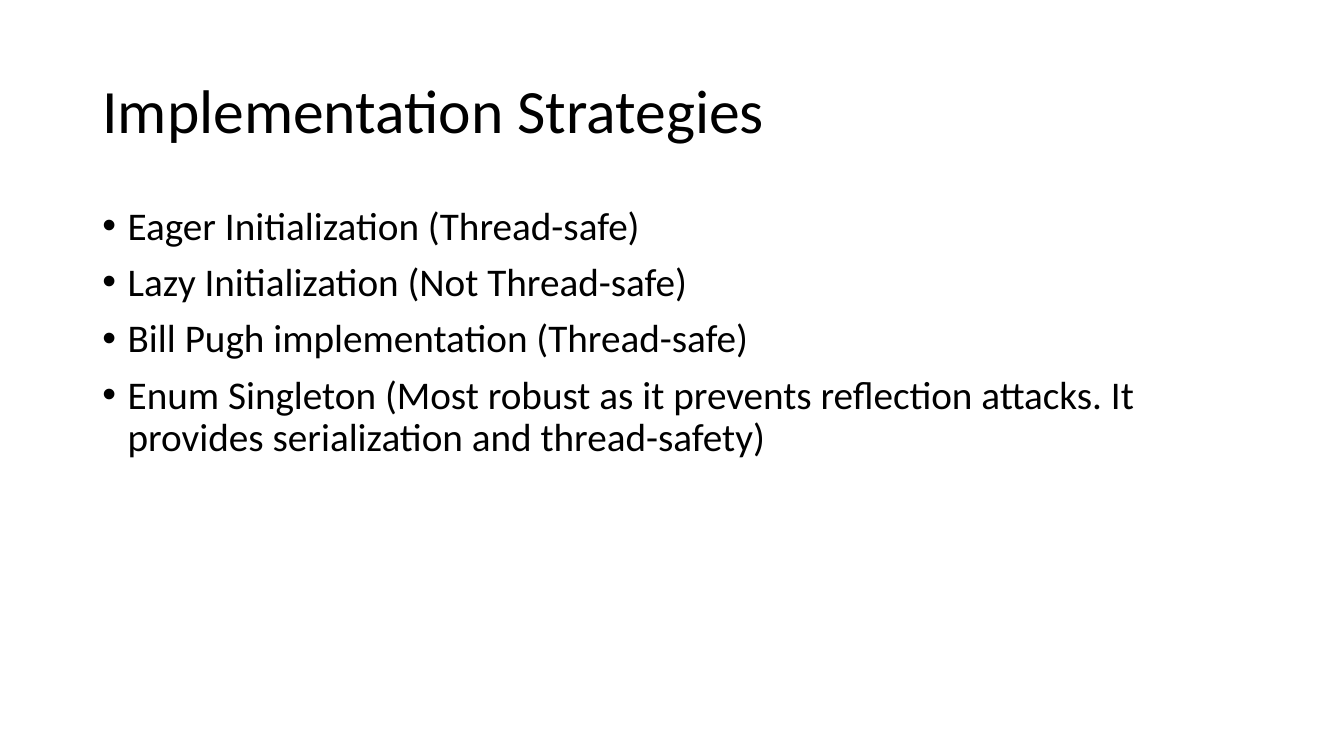
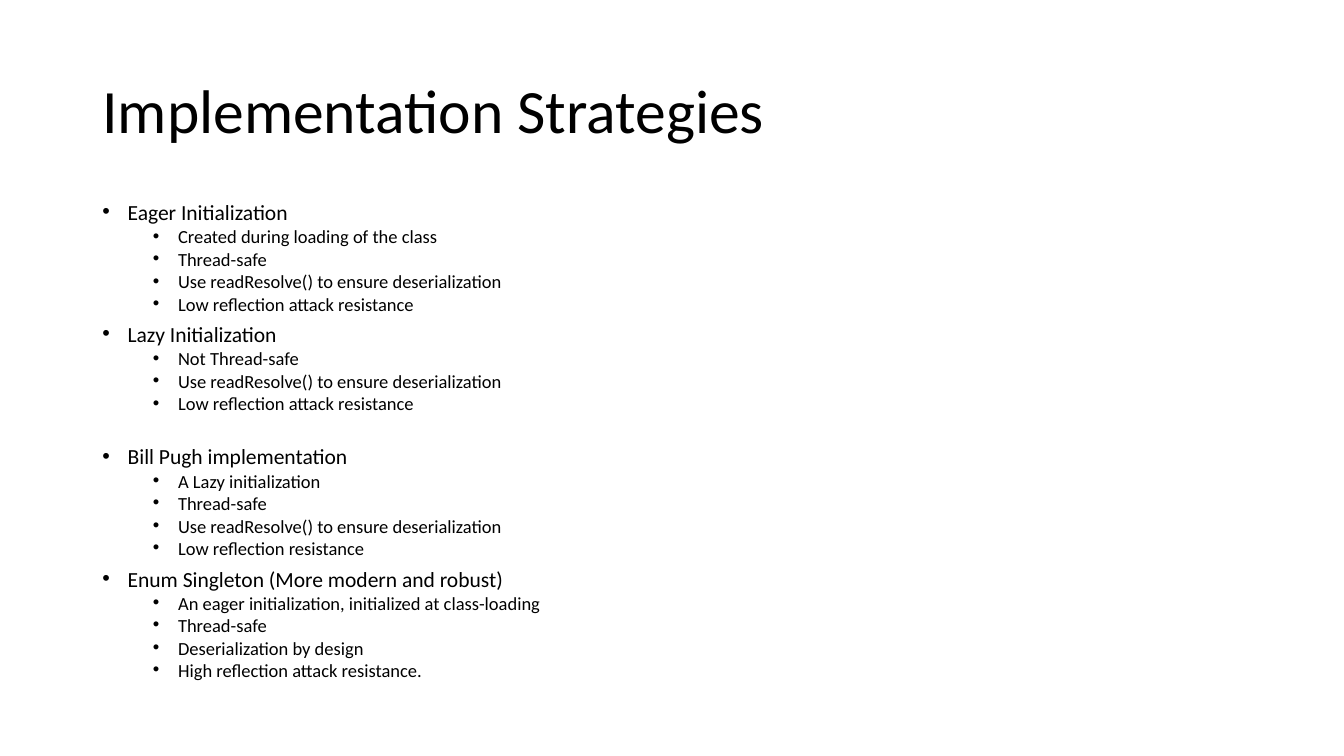
Before and after one commit to ChenTheInstructor/CSE248, a slide deck: slide 6 of Singleton Design Pattern.pptx. Drawn at 1344x756 pixels with LibreOffice and Linux fonts; fonts in the diff are those of the drawing. Boxes give left, top, right and bottom in pixels: in the first picture for what was removed or moved away, otherwise in the second. Text is boxed around its words. In the diff, an @@ line names an element or a change of style, - is before the commit and + after.

```diff
--- a/Singleton Design Pattern.pptx
+++ b/Singleton Design Pattern.pptx
@@ text at (x1=128, y1=205, x2=540, y2=680): text changed; size 28 to 13.2 pt @@
-• Eager Initialization (Thread-safe)
-• Lazy Initialization (Not Thread-safe)
-• Bill Pugh implementation (Thread-safe)
-• Enum Singleton (Most robust as it prevents reflection attacks. It provides serialization and thread-safety)
+• Eager Initialization
+  • Created during loading of the class
+  • Thread-safe
+  • Use readResolve() to ensure deserialization
+  • Low reflection attack resistance
+• Lazy Initialization
+  • Not Thread-safe
+  • Use readResolve() to ensure deserialization
+  • Low reflection attack resistance
+• Bill Pugh implementation
+  • A Lazy initialization
+  • Thread-safe
+  • Use readResolve() to ensure deserialization
+  • Low reflection resistance
+• Enum Singleton (More modern and robust)
+  • An eager initialization, initialized at class-loading
+  • Thread-safe
+  • Deserialization by design
+  • High reflection attack resistance.
```
Also in this commit, not shown: 4 slides added, 21 other files.
